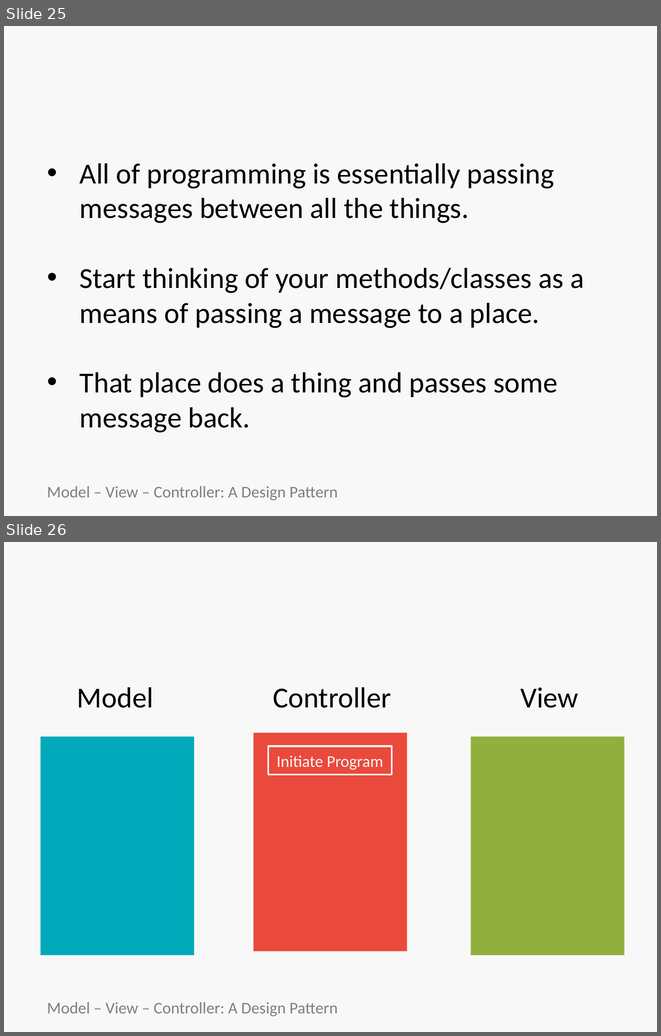
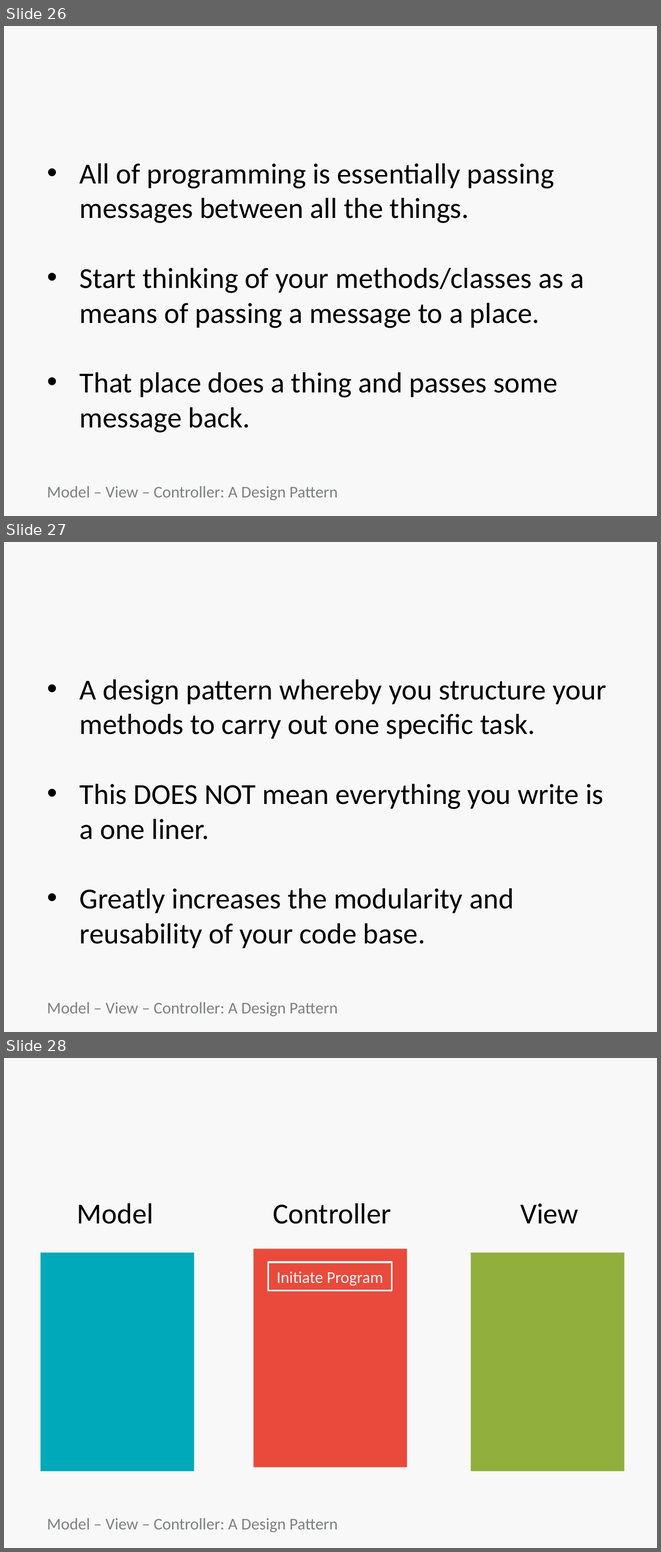
Before and after one commit to bootcoder/lectures, a slide deck: 1phase/mvc-single-res/HT-MVC.pptx. Shown one above the other, each under a label of ours: slides 25 and 26 before the commit, slides 26, 27 and 28 after it. The pictures are 661x1036 and 661x1552 pixels, drawn with LibreOffice and Linux fonts; fonts in the diff are those of the drawing; background and template pictures are left out. Boxes give left, top, right and bottom in pixels: in the first picture for what was removed or moved away, otherwise in the second. Text is boxed around its words. In the diff, an @@ line names an element or a change of style, - is before the commit and + after.

Commit message:
update slides with single res

```diff
--- a/1phase/mvc-single-res/HT-MVC.pptx
+++ b/1phase/mvc-single-res/HT-MVC.pptx
@@ slide 27 added at bbox=[4, 542, 657, 1032], background picture (left out) @@
@@ title added at bbox=[37, 550, 624, 632], 44 pt, text #F8F8F8, bold @@
+Single Responsibility
@@ text added at bbox=[80, 679, 606, 948], 32 pt, text #000000 @@
+• A design pattern whereby you structure your methods to carry out one specific task.
+• This DOES NOT mean everything you write is a one liner.
+• Greatly increases the modularity and reusability of your code base.
@@ text added at bbox=[47, 1002, 338, 1016], 18 pt, text #7E7F80 @@
+Model – View – Controller: A Design Pattern
@@ what was slide 25 is now slide 26 @@
@@ what was slide 26 is now slide 28 @@
```
Also in this commit, not shown: 6 slides changed, 1 other slide added, 1 other file.
